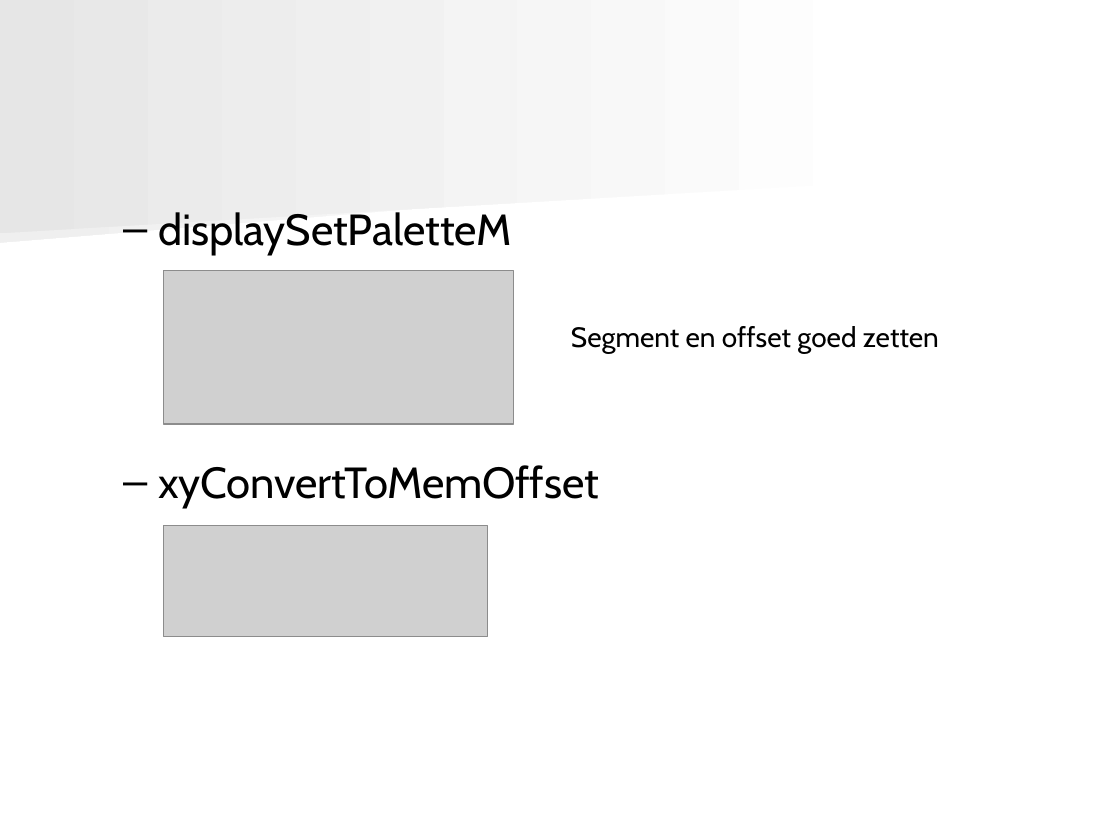
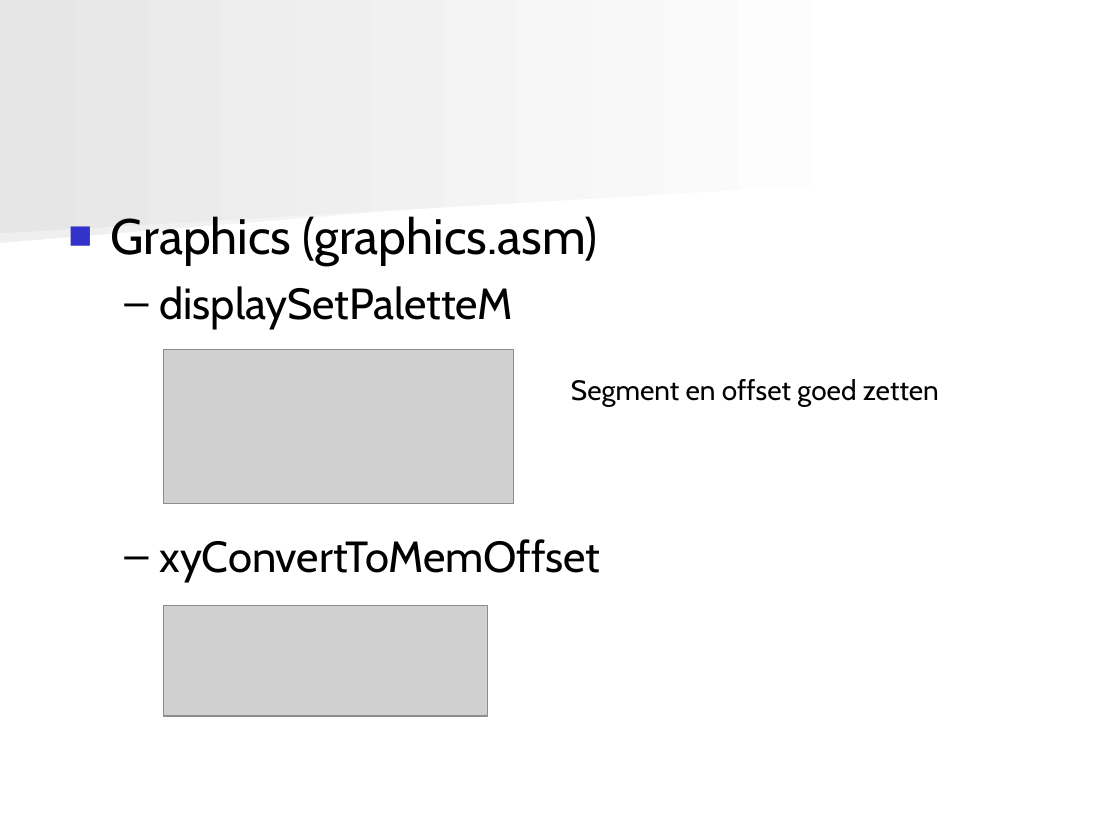
Before and after one commit to angryzor/space_invaders_8086, a slide deck: slide 12 of Presentatie.ppt. Drawn at 1120x840 pixels with LibreOffice and Linux fonts; fonts in the diff are those of the drawing; grey boxes stand for pictures. Boxes give left, top, right and bottom in pixels: in the first picture for what was removed or moved away, otherwise in the second. Text is boxed around its words. In the diff, an @@ line names an element or a change of style, - is before the commit and + after.

```diff
--- a/Presentatie.ppt
+++ b/Presentatie.ppt
@@ text at (x1=110, y1=216, x2=598, y2=265): paragraph added @@
+■ Graphics (graphics.asm)
@@ picture moved from (x1=164, y1=270, x2=513, y2=424) to (x1=164, y1=349, x2=513, y2=504) @@
@@ text "Segment en offset goed zetten" moved from (x1=571, y1=326, x2=939, y2=354) to (x1=571, y1=379, x2=939, y2=407) @@
@@ picture moved from (x1=164, y1=525, x2=488, y2=636) to (x1=164, y1=605, x2=488, y2=716) @@
```
Also in this commit, not shown: 3 other slides changed, 11 slides added, 4 slides removed, 1 other file.
